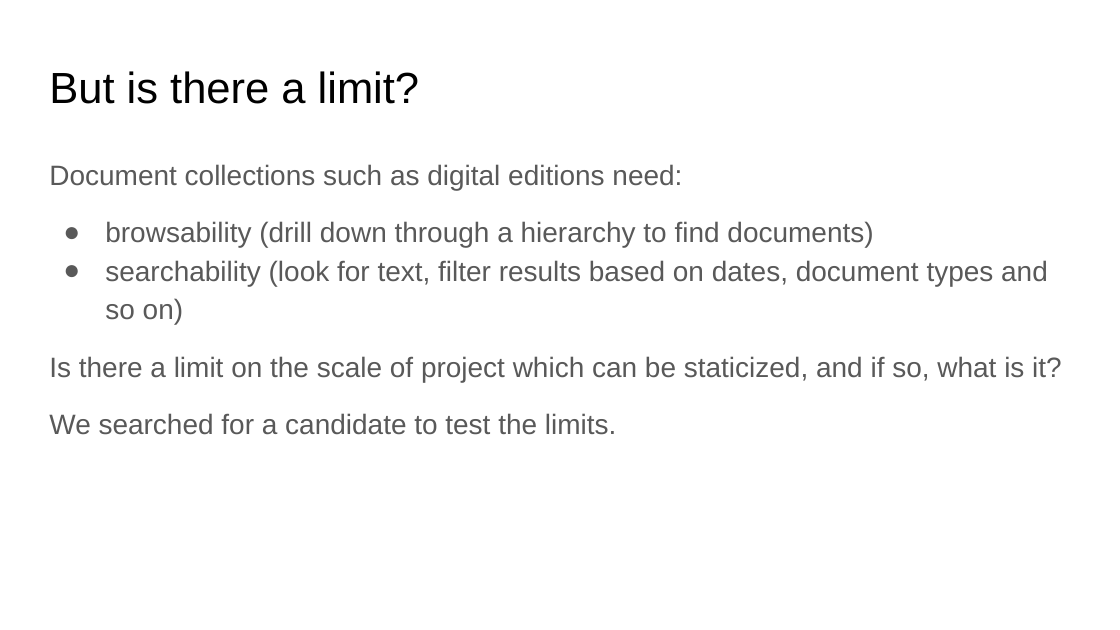
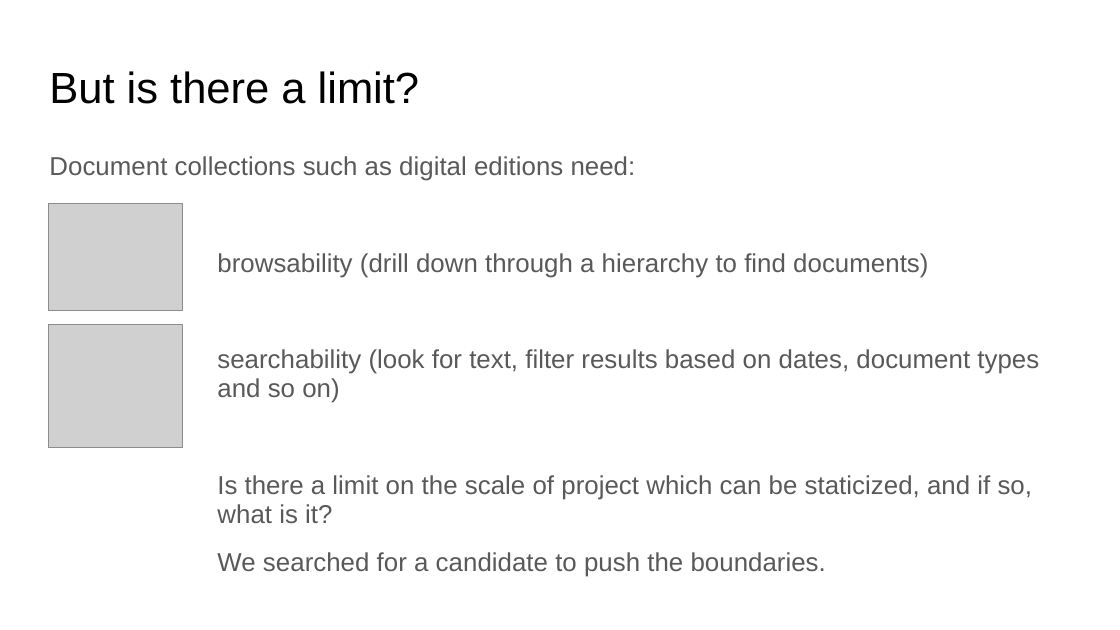
Before and after one commit to projectEndings/Endings, a slide deck: slide 9 of presentations/DH_2022/How_big_can_a_static_site_be.odp (slide 7 before the commit). Drawn at 1120x630 pixels with LibreOffice and Linux fonts; fonts in the diff are those of the drawing; grey boxes stand for pictures; background and template pictures are left out. Boxes give left, top, right and bottom in pixels: in the first picture for what was removed or moved away, otherwise in the second. Text is boxed around its words. In the diff, an @@ line names an element or a change of style, - is before the commit and + after.

```diff
--- a/presentations/DH_2022/How_big_can_a_static_site_be.odp
+++ b/presentations/DH_2022/How_big_can_a_static_site_be.odp
@@ text at <box>49,156,1039,523</box>: size 18 to 16.6 pt in "Document collections such as digital editions need:", "browsability (drill down through a hierarchy to ...", "searchability (look for text, filter results based ...", "Is there a limit on the scale ..."; line spacing 1.15 to 0.95; bullet ● to none; more space between paragraphs @@
@@ picture added at <box>48,204,183,310</box> @@
@@ picture added at <box>48,325,183,448</box> @@
@@ text at <box>217,552,826,577</box>: text changed; size 18 to 16.6 pt @@
-We searched for a candidate to test the limits.
+We searched for a candidate to push the boundaries.
```
Also in this commit, not shown: 3 other slides changed, 3 slides added, 1 slide removed, 14 other files.
